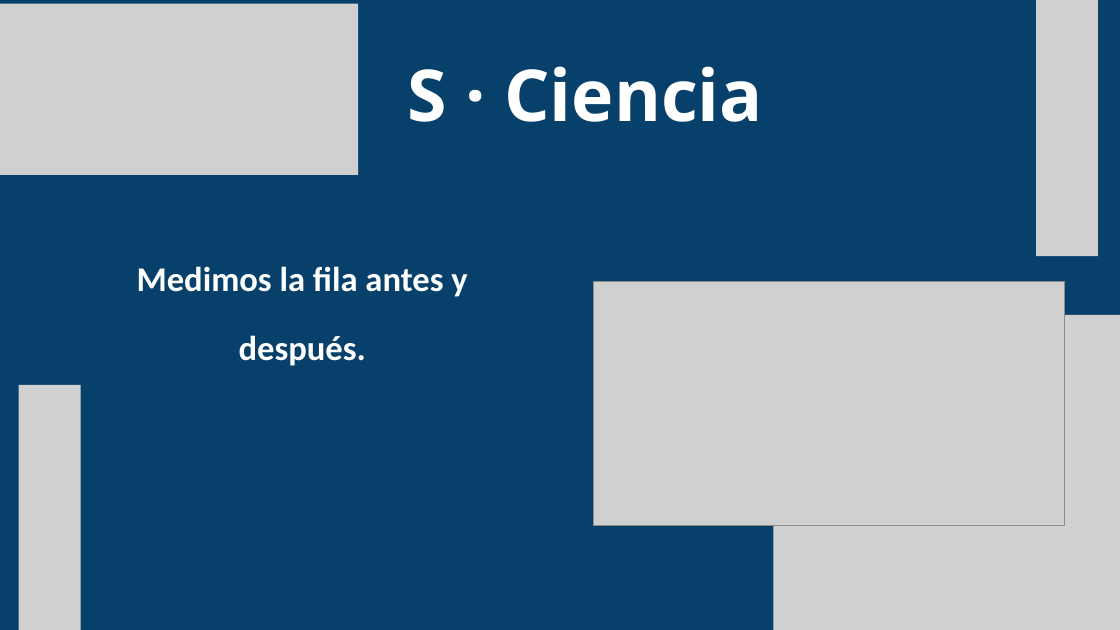
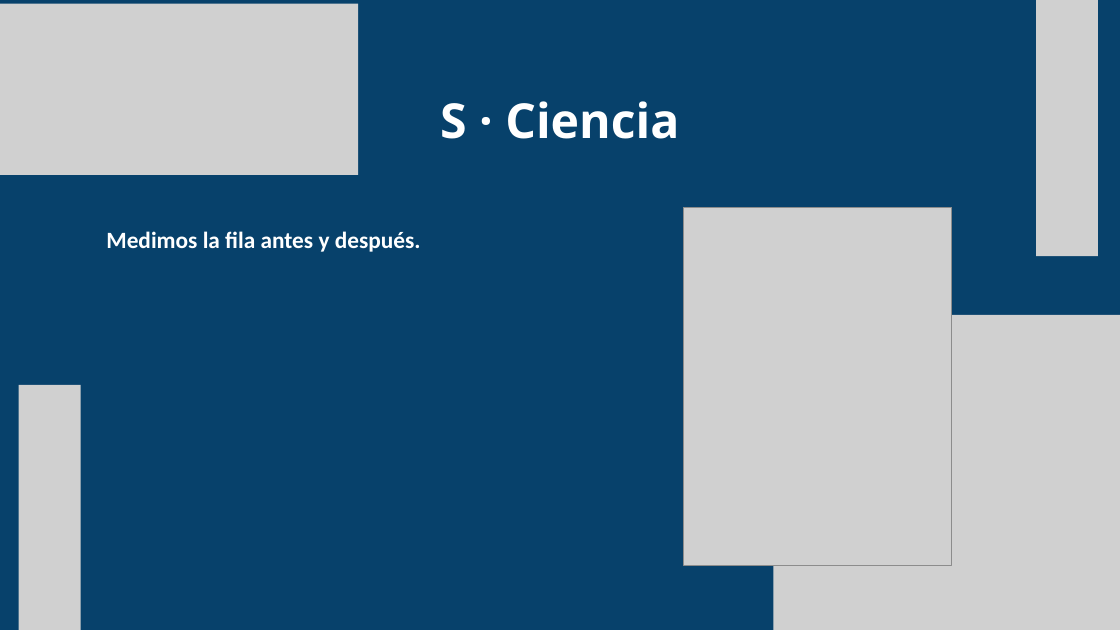
Before and after one commit to ejercitopalomazi9111-arch/mazi-central, a slide deck: slide 14 of fadori/presentacion/Fadori-STEAM.pptx. Drawn at 1120x630 pixels with LibreOffice and Linux fonts; fonts in the diff are those of the drawing; grey boxes stand for pictures. Boxes give left, top, right and bottom in pixels: in the first picture for what was removed or moved away, otherwise in the second. Text is boxed around its words. In the diff, an @@ line names an element or a change of style, - is before the commit and + after.

```diff
--- a/fadori/presentacion/Fadori-STEAM.pptx
+++ b/fadori/presentacion/Fadori-STEAM.pptx
@@ text "S · Ciencia" moved from (x1=408, y1=66, x2=762, y2=122) to (x1=440, y1=101, x2=679, y2=139) @@
@@ text "S · Ciencia" at (x1=440, y1=101, x2=679, y2=139): size 92 to 62 pt @@
@@ text "Medimos la fila antes y ..." moved from (x1=137, y1=266, x2=467, y2=366) to (x1=106, y1=231, x2=421, y2=252) @@
@@ text "Medimos la fila antes y ..." at (x1=106, y1=231, x2=421, y2=252): size 44.5 to 30 pt; alignment centre to left @@
@@ picture resized from (x1=594, y1=281, x2=1064, y2=525) to (x1=684, y1=207, x2=951, y2=566) @@
```
Also in this commit, not shown: 18 other slides changed, 5 other files.
